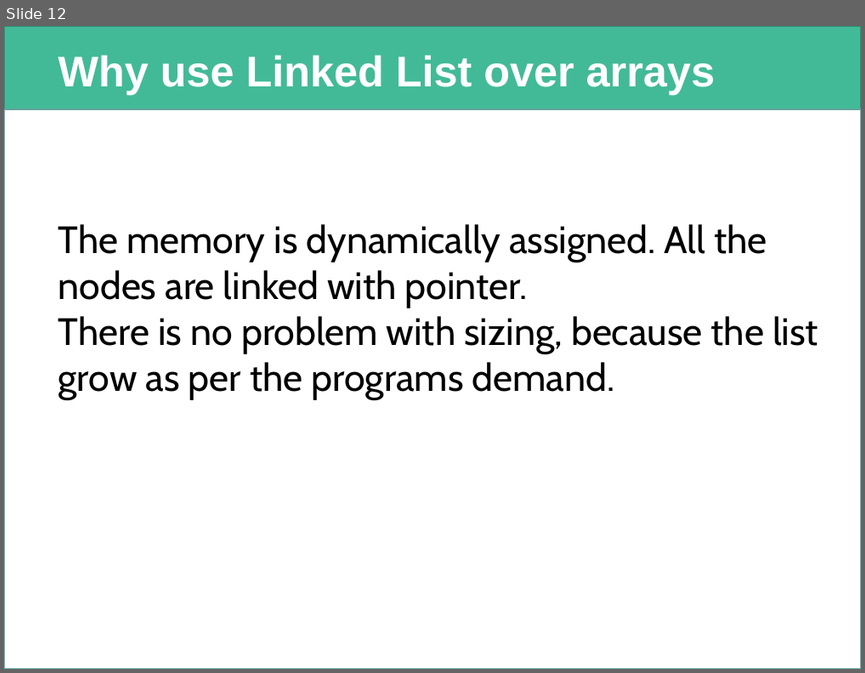
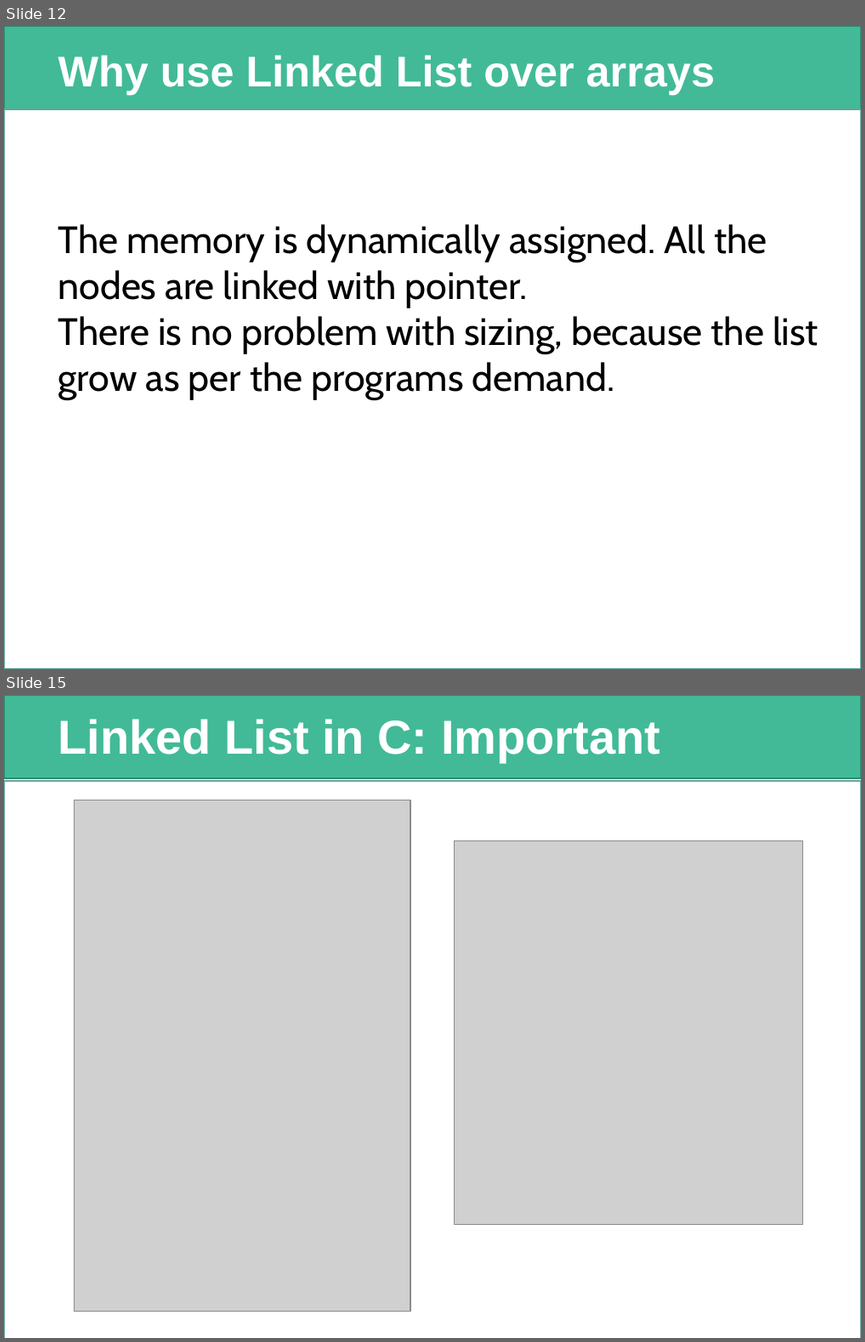
Before and after one commit to myNameHtml/Kyaw-Saliu-LinkedList-2022, a slide deck: LinkedList.pptx. Shown one above the other, each under a label of ours: slide 12 before the commit, slides 12 and 15 after it; the slides between them are not shown. The pictures are 865x673 and 865x1342 pixels, drawn with LibreOffice and Linux fonts; fonts in the diff are those of the drawing; grey boxes stand for pictures; background and template pictures are left out. Boxes give left, top, right and bottom in pixels: in the first picture for what was removed or moved away, otherwise in the second. Text is boxed around its words. In the diff, an @@ line names an element or a change of style, - is before the commit and + after.

```diff
--- a/LinkedList.pptx
+++ b/LinkedList.pptx
@@ slide 15 added at bbox=[4, 695, 861, 1338], background #FFFFFF; not listed: 1 template element that a slide beside it also shows @@
@@ rectangle added at bbox=[4, 695, 861, 778], fill #42BA97, outline #318A70 1 pt @@
@@ title added at bbox=[58, 719, 660, 762], 40 pt, text #FFFFFF, bold @@
+Linked List in C: Important
@@ rectangle added at bbox=[4, 781, 861, 1338], fill #FFFFFF, outline #62A39F 1 pt @@
@@ picture added at bbox=[75, 800, 411, 1311] @@
@@ picture added at bbox=[454, 840, 803, 1225] @@
```
Also in this commit, not shown: 2 other slides added.
